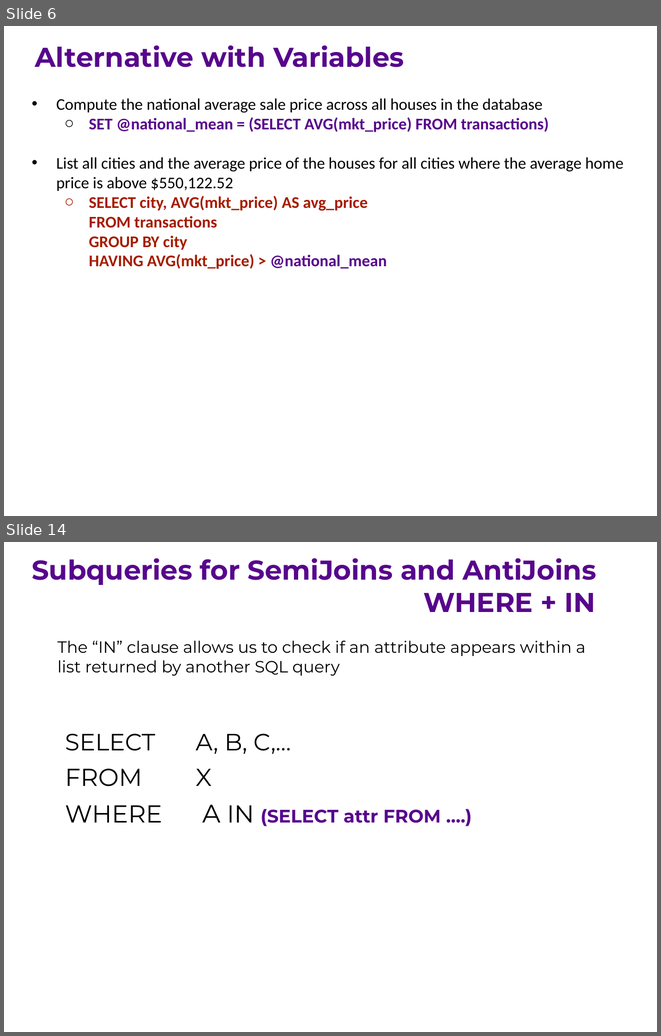
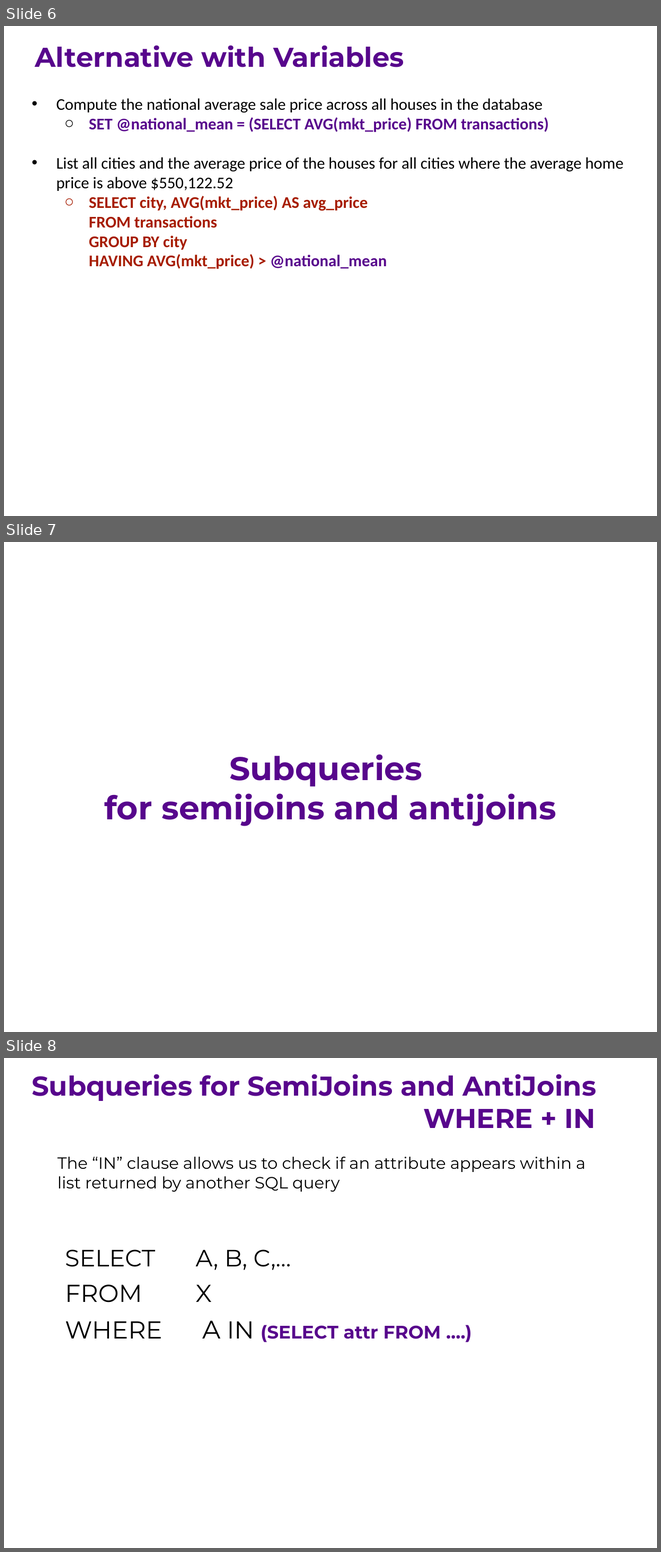
Before and after one commit to ipeirotis/introduction-to-databases, a slide deck: session6/F-SQL_Subqueries.pptx. Shown one above the other, each under a label of ours: slides 6 and 14 before the commit, slides 6, 7 and 8 after it; the slides between them are not shown. The pictures are 661x1036 and 661x1552 pixels, drawn with LibreOffice and Linux fonts; fonts in the diff are those of the drawing. Boxes give left, top, right and bottom in pixels: in the first picture for what was removed or moved away, otherwise in the second. Text is boxed around its words. In the diff, an @@ line names an element or a change of style, - is before the commit and + after.

```diff
--- a/session6/F-SQL_Subqueries.pptx
+++ b/session6/F-SQL_Subqueries.pptx
@@ slide 7 added at <box>4,542,657,1032</box>, background #FFFFFF @@
@@ text added at <box>105,754,556,826</box>, 36 pt, text #57068C, bold @@
+Subqueries
+for semijoins and antijoins
@@ what was slide 14 is now slide 8 @@
```
Also in this commit, not shown: 5 slides changed, 6 other slides added, 4 slides removed.
